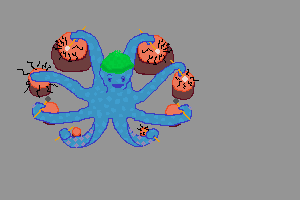
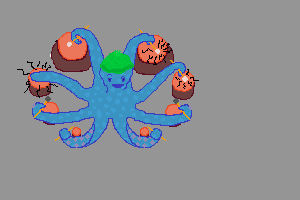
Layers edited between the first and the second (300, 200) image:
showed "arm1-0" over [50, 25, 102, 66]
hid "arm5-1" over [126, 124, 165, 147]
showed "arm5-0" over [126, 124, 166, 148]
